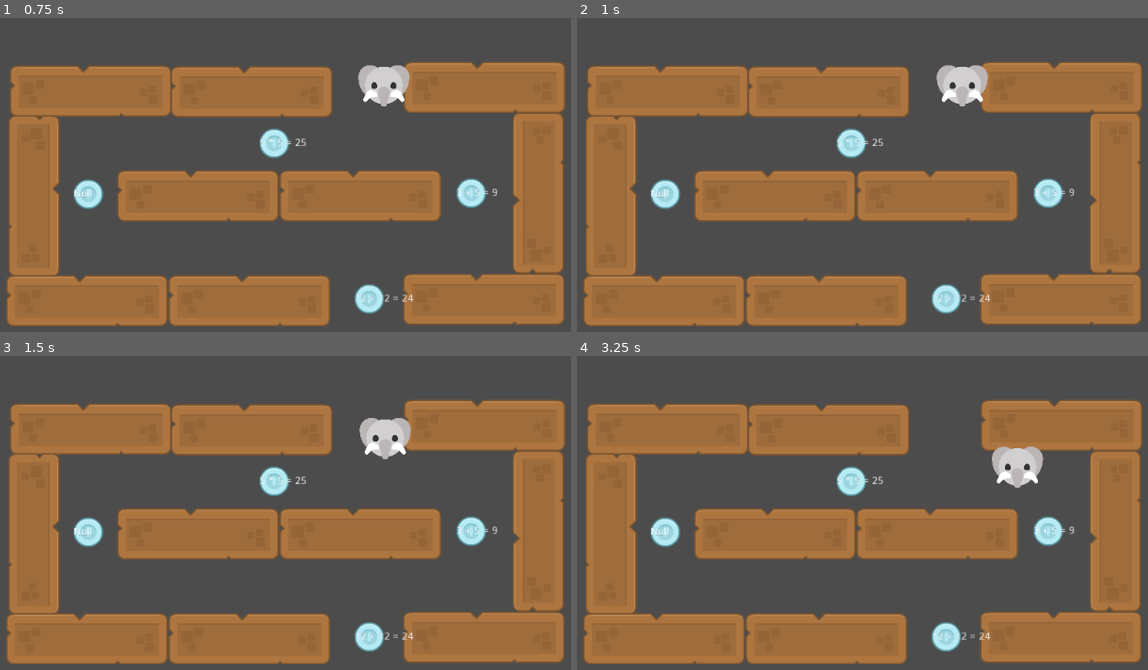
Above: before the commit, frames 1-4 (two rows, left to right).
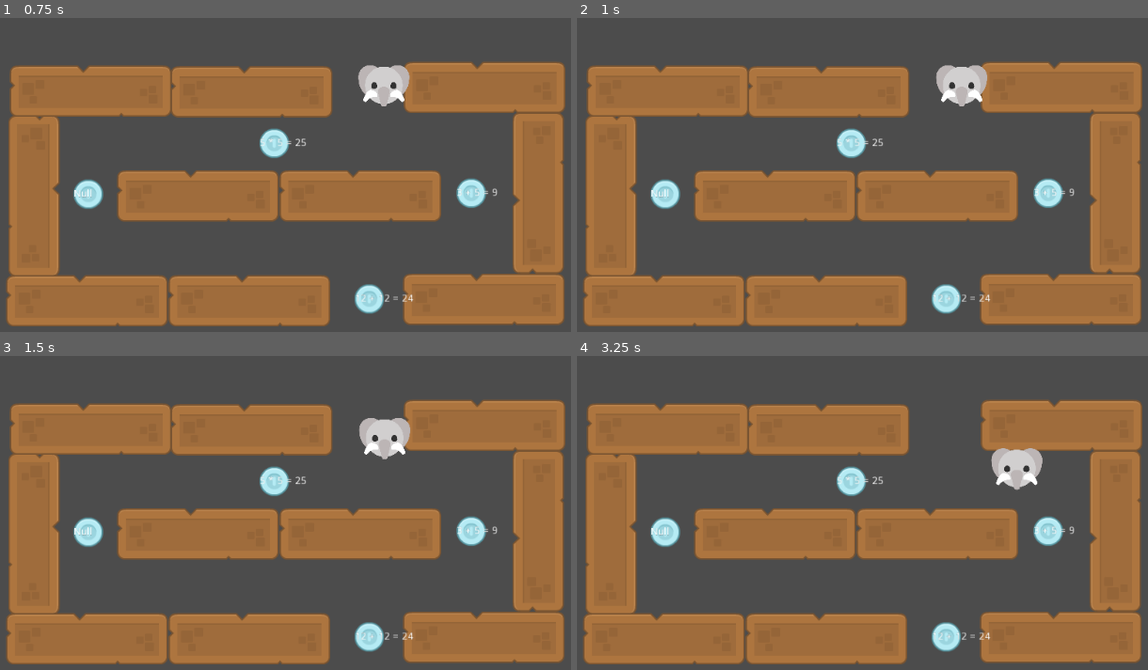
Above: after the commit, the same moments.

Repository: woodbase/RamarGames
Game: Godot game, scene res://Game.tscn
Two runs of this game, one before a commit and one after it. Both use one fixed random seed, a clock stepped at 60 frames per second and the inputs below.
Inputs:
- Up to frame 1 (0.75 s): tap Enter at 0.5 s; hold Right (ui_right) from 0.53 s (still down)
- Up to frame 2 (1 s): keep holding Right (ui_right)
- Up to frame 3 (1.5 s): tap Space at 1.25 s; release Right (ui_right) at 1.28 s; hold Down (ui_down) from 1.28 s (still down)
- Up to frame 4 (3.25 s): release Down (ui_down) at 2.03 s; hold Right (ui_right) 2.03-2.78 s; hold Up (ui_up) from 2.78 s (still down)

Frame 1 is identical in both runs. In frame 2, less than 0.1% of the frame differs, in the area x 62-72%, y 14-29%; in frame 3, less than 0.1%; in frame 4, 0.2%, in the area x 72-82%, y 28-43%.

Commit message:
Semi working prototype

Diff:
--- a/MathWizard/Coin.gd
+++ b/MathWizard/Coin.gd
@@ -3,6 +3,7 @@
 export (bool) var correct
 export (String) var info
 signal correct_coin_picked
+signal wrong_coin
 
 func _ready():
 	# correct = randi()%2 == 0
@@ -12,4 +13,6 @@
 	print(area)
 	if(correct):
 		emit_signal("correct_coin_picked")
-		print(correct)
+		queue_free()
+	else:
+		emit_signal("wrong_coin")
--- a/MathWizard/Coin.tscn
+++ b/MathWizard/Coin.tscn
@@ -10,7 +10,7 @@
 
 [node name="Coin" type="Area2D"]
 
-input_pickable = false
+input_pickable = true
 gravity_vec = Vector2( 0, 1 )
 gravity = 98.0
 linear_damp = 0.1
@@ -18,6 +18,7 @@
 audio_bus_override = false
 audio_bus_name = "Master"
 script = ExtResource( 1 )
+_sections_unfolded = [ "Pickable" ]
 correct = null
 info = null
 
--- a/MathWizard/Game.gd
+++ b/MathWizard/Game.gd
@@ -5,6 +5,7 @@
 func _ready():
 	for i in coins.get_children():
 		i.connect("correct_coin_picked", self, "_on_correct_coin_picked")
+		i.connect("wrong_coin", $Player, "_on_wrong_coin")
 
 func _on_correct_coin_picked():
 	print("Uh signal")
--- a/MathWizard/Game.tscn
+++ b/MathWizard/Game.tscn
@@ -59,7 +59,7 @@
 
 position = Vector2( 510, 167 )
 scale = Vector2( 0.2, 0.2 )
-_sections_unfolded = [ "Transform" ]
+_sections_unfolded = [ "Collision", "Transform" ]
 
 [node name="Coins" type="Node" parent="."]
 
--- a/MathWizard/Player.gd
+++ b/MathWizard/Player.gd
@@ -4,29 +4,34 @@
 	pass
 
 var velocity = Vector2()
+var block
 
 func _physics_process(delta):
 
 	if(Input.is_action_just_pressed("ui_left")):
-		if(velocity.x >= 0):
+		if(velocity.x >= 0 && block != "left"):
 			velocity.x = -50
+			block = "left"
 		else:
 			velocity.x = 0
 		velocity.y = 0
 	elif(Input.is_action_just_pressed("ui_right")):
-		if(velocity.x <= 0):
+		if(velocity.x <= 0 && block != "right"):
 			velocity.x = 50
+			block = "right"
 		else:
 			velocity.x = 0
 	elif(Input.is_action_just_pressed("ui_up")):
-		if(velocity.y >= 0):
+		if(velocity.y >= 0 && block != "up"):
 			velocity.y = -50
+			block = "up"
 		else:
 			velocity.y = 0
 		velocity.x = 0
 	elif(Input.is_action_just_pressed("ui_down")):
-		if(velocity.y <= 0):
+		if(velocity.y <= 0 && block != "down"):
 			velocity.y = 50
+			block = "down"
 		else:
 			velocity.y = 0
 		velocity.x = 0
@@ -36,3 +41,7 @@
 	if(d):
 		if(d.collider):
 			move_and_slide(d.remainder/delta)
+
+func _on_wrong_coin():
+	velocity = Vector2()
+	print("nope")
--- a/MathWizard/Player.tscn
+++ b/MathWizard/Player.tscn
@@ -8,11 +8,6 @@
 custom_solver_bias = 0.0
 radius = 146.545
 
-[sub_resource type="CircleShape2D" id=2]
-
-custom_solver_bias = 0.0
-radius = 142.712
-
 [node name="Player" type="KinematicBody2D"]
 
 input_pickable = false
@@ -20,6 +15,7 @@
 collision_mask = 1
 collision/safe_margin = 0.08
 script = ExtResource( 1 )
+_sections_unfolded = [ "Collision" ]
 __meta__ = {
 "_edit_group_": true
 }
@@ -44,6 +40,7 @@
 
 texture = ExtResource( 2 )
 
-[node name="CollisionShape2D" type="CollisionShape2D" parent="."]
+[node name="CollisionShape2D2" type="CollisionShape2D" parent="."]
 
-shape = SubResource( 2 )
+position = Vector2( 0, -7 )
+shape = SubResource( 1 )
Not shown: 1 places in MathWizard/Player.tscn that only renumber resources
Not shown, removed: MathWizard/logs/log-2018-01-18-00-37-40.txt
Not shown, changed: MathWizard/logs/log-2018-01-19-14-51-36.txt
Not shown, changed: MathWizard/logs/log-2018-01-19-14-54-05.txt
Not shown, changed: MathWizard/logs/log-2018-01-19-14-54-34.txt
Not shown, changed: MathWizard/logs/log-2018-01-19-14-55-11.txt
Not shown, added: MathWizard/logs/log-2018-01-19-14-56-52.txt
Not shown, changed: MathWizard/logs/log-2018-01-19-14-57-20.txt
Not shown, changed: MathWizard/logs/log-2018-01-19-14-58-03.txt
Not shown, changed: MathWizard/logs/log-2018-01-19-15-05-24.txt
Not shown, changed: MathWizard/logs/log-2018-01-19-15-06-36.txt
Not shown, changed: MathWizard/logs/log.txt
